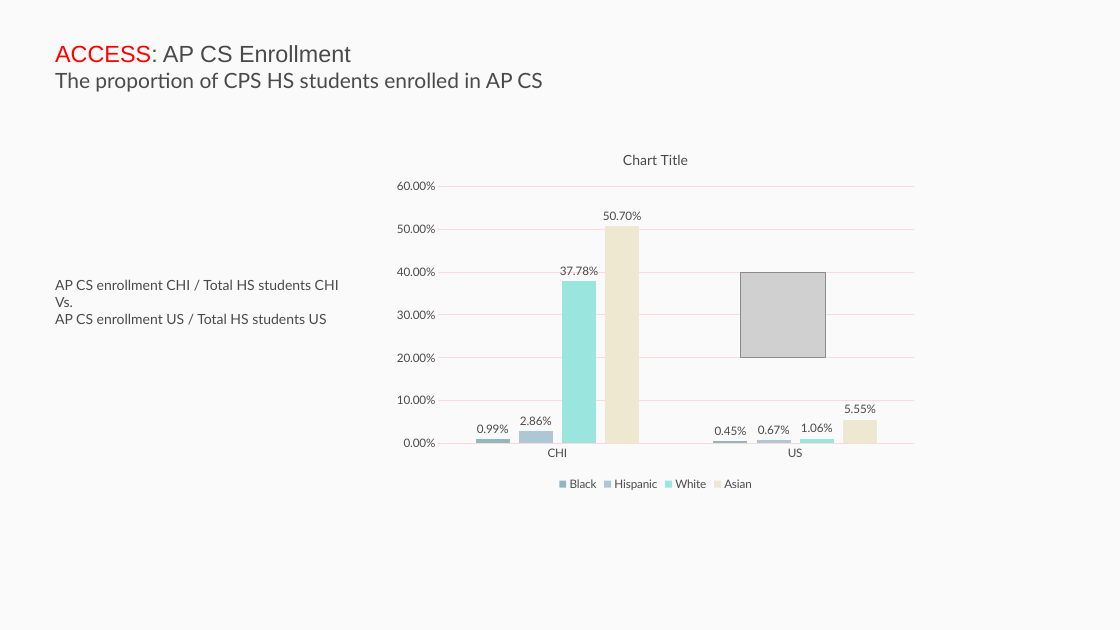
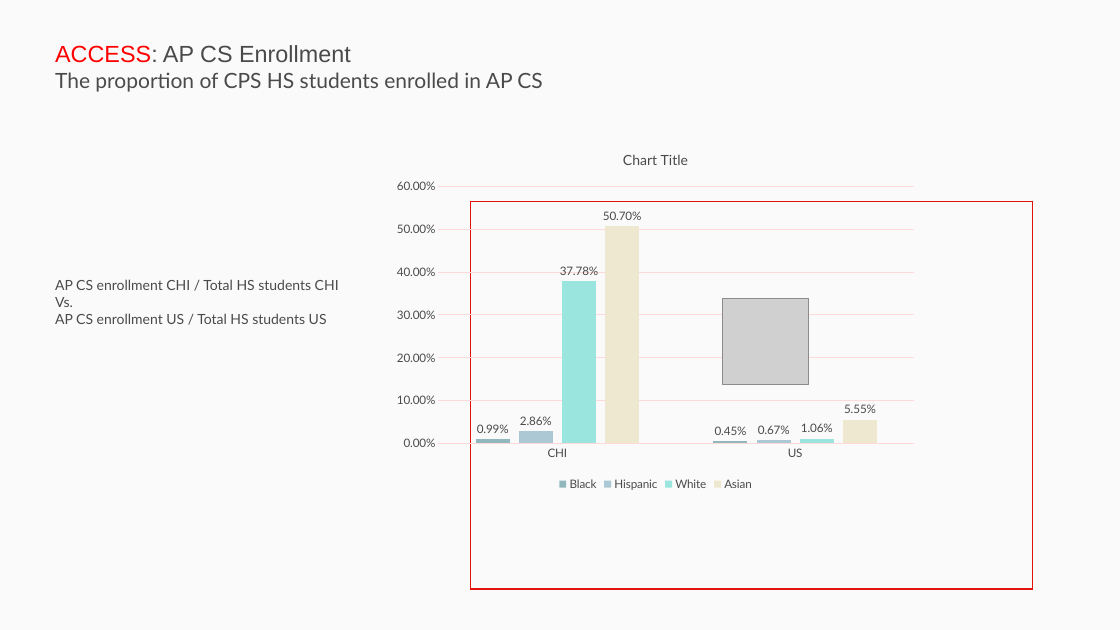
Before and after one commit to p33chicago/P33-DEI-dashboard-project, a slide deck: slide 18 of Deep diving plots.pptx. Drawn at 1120x630 pixels with LibreOffice and Linux fonts; fonts in the diff are those of the drawing; grey boxes stand for pictures. Boxes give left, top, right and bottom in pixels: in the first picture for what was removed or moved away, otherwise in the second. Text is boxed around its words. In the diff, an @@ line names an element or a change of style, - is before the commit and + after.

```diff
--- a/Deep diving plots.pptx
+++ b/Deep diving plots.pptx
@@ rectangle added at bbox=[471, 202, 1032, 590], outline #E3120B 1 pt @@
@@ picture: place and size @@
-picture at bbox=[740, 272, 826, 358]
+picture at bbox=[723, 298, 809, 384]
```
Also in this commit, not shown: 25 other slides changed.
